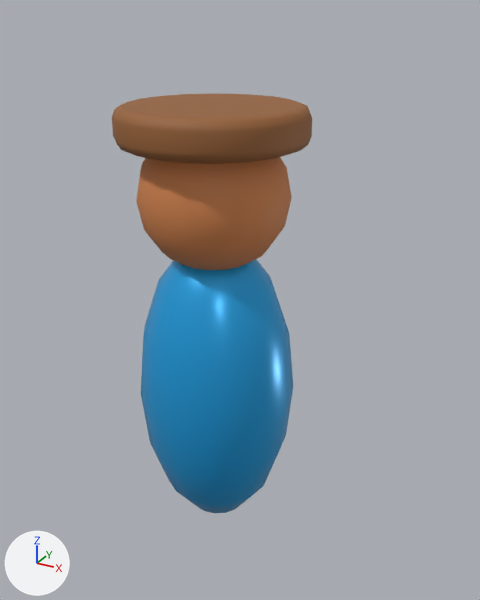
Renders of the glTF model public/assets/models/JPN-22.glb from each side of a commit.
One viewpoint serves both versions: a 50 mm lens placed at (0.782, -1.297, 1.298), pointed at (0.077, -0.014, 0.657). Every picture has the same lights, and +X, +Y and +Z are marked at lower left. The first picture is the older version. Where no turn or scale is listed for an object, it has been applied to the vertices. Vertices at exactly the same position are counted once.

The first picture shows 'hat', 'head', 'robe'.
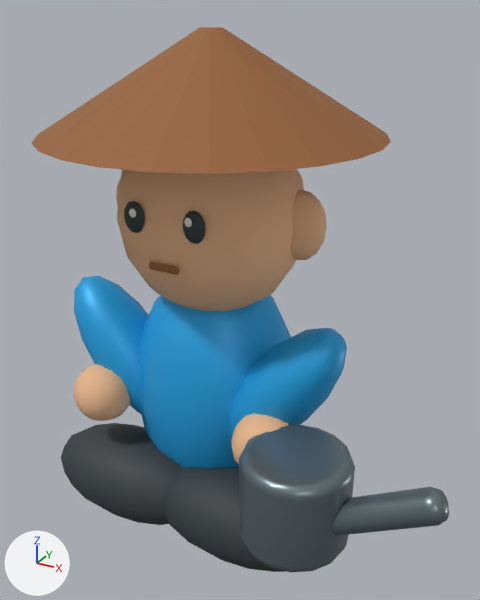
Where the newer file only moved an object's origin or applied its transform, the numbers keep the older frame.

What differs and where, as boxes (x1, y1, x2, y2) in the pictures (480 x 600 px):
'conical straw hat', added (brown): after (32, 27, 391, 174)
'robe', surface changed, rescaled: before (141, 259, 293, 513); after (139, 295, 291, 469)
'head', moved, rescaled (20% wider, 25% taller): before (136, 157, 292, 270); after (117, 169, 304, 311)
'watering can', added: after (239, 424, 355, 572)
'hat', deleted (brown): before (112, 94, 312, 164)
'crossed leg', added: after (61, 423, 183, 525)
'arm.001', added (blue): after (230, 328, 347, 439)
'crossed leg.001', added: after (165, 467, 286, 572)
'arm', added (blue): after (74, 276, 149, 414)
'watering spout', added: after (332, 487, 449, 536)
'hand', added (beige): after (74, 364, 130, 421)
'ear.001', added (beige): after (291, 190, 327, 260)
'hand.001', added (beige): after (231, 413, 289, 464)
'friendly eye.001', added: after (183, 211, 206, 244)
'friendly eye', added: after (124, 201, 145, 233)
'smile', added: after (149, 262, 179, 275)
'eye highlight.001', added: after (184, 218, 192, 227)
'ear', added (mostly hidden): after (116, 178, 121, 205)
'eye highlight', added: after (129, 209, 136, 218)

What changed in the scene script:
```text
Change mat_paint_turquoise:
    mat_paint_turquoise.roughness: 0.3 -> 0.46
Change me_sphere_174:
    remove me_sphere_174.from_pydata(...)  # 114 vertices, 224 faces; spans x -0.2..0.2, y -0.2..0.2, z -0.4..0.4
    add me_sphere_174.from_pydata(...)  # 114 vertices, 224 faces; spans x -0.22..0.22, y -0.2..0.2, z -0.32..0.32
    me_sphere_174 part 1: the whole mesh is scaled about its middle by (1.1, 1, 0.8)
Change me_sphere_175:
    remove me_sphere_175.from_pydata(...)  # 114 vertices, 224 faces; spans x -0.18..0.18, y -0.18..0.18, z -0.18..0.18
    remove me_sphere_175.materials.append(mat_terracotta)  # orange #ce814b
    add me_sphere_175.from_pydata(...)  # 114 vertices, 224 faces; spans x -0.23..0.23, y -0.215..0.185, z -0.28..0.2
    me_sphere_175 part 2: the whole mesh is scaled about its middle by (1.28, 1.11, 1.33), then moved by (0.0, -0.015, -0.04)
    add me_sphere_175.materials.append(mat_warm_skin)  # beige #ecbc90
Remove ob_hat:
    ob_hat = bpy.data.objects.new('hat', me_cylinder_154)
Add ob_watering_spout:
    ob_watering_spout = bpy.data.objects.new('watering spout', me_cylinder_156)  # 96 vertices, 188 faces; spans x -0.124..0.124, y -0.035..0.035, z -0.088..0.088; in mat_wheel_rims (grey #738186)
    ob_watering_spout.location = (0.53, -0.27, 0.4)
Add ob_watering_can:
    ob_watering_can = bpy.data.objects.new('watering can', me_cylinder_155)  # 96 vertices, 188 faces; spans x -0.12..0.12, y -0.12..0.12, z -0.11..0.11; in mat_wheel_rims (grey #738186)
    ob_watering_can.location = (0.34, -0.25, 0.35)
Add ob_conical_straw_hat:
    ob_conical_straw_hat = bpy.data.objects.new('conical straw hat', me_cone)  # 48 vertices, 92 faces; spans x -0.39..0.39, y -0.39..0.39, z -0.11..0.11; in mat_warm_timber (brown #976135)
    ob_conical_straw_hat.location = (0.0, 0.0, 1.15)
Add ob_smile:
    ob_smile = bpy.data.objects.new('smile', me_cube_868)  # 56 vertices, 108 faces; spans x -0.0375..0.0375, y -0.005..0.005, z -0.009..0.009; in mat_warm_timber (brown #976135)
    ob_smile.location = (0.0, -0.211, 0.79)
Add ob_eye_highlight_001:
    ob_eye_highlight_001 = bpy.data.objects.new('eye highlight.001', me_sphere_215)  # a UV sphere (16 segments, 8 rings, poles along z) spanning x -0.009..0.009, y -0.004..0.004, z -0.01..0.01; in mat_linen (white #f1efdf)
    ob_eye_highlight_001.location = (0.069, -0.217, 0.903)
Add ob_friendly_eye_001:
    ob_friendly_eye_001 = bpy.data.objects.new('friendly eye.001', me_sphere_214)  # a UV sphere (16 segments, 8 rings, poles along z) spanning x -0.027..0.027, y -0.012..0.012, z -0.035..0.035; in mat_rubber (dark grey #353c3f)
    ob_friendly_eye_001.location = (0.075, -0.204, 0.89)
Add ob_ear_001:
    ob_ear_001 = bpy.data.objects.new('ear.001', me_sphere_213)  # a UV sphere (16 segments, 8 rings, poles along z) spanning x -0.06..0.06, y -0.045..0.045, z -0.08..0.08; in mat_warm_skin (beige #ecbc90)
    ob_ear_001.location = (0.22, 0.0, 0.86)
Add ob_eye_highlight:
    ob_eye_highlight = bpy.data.objects.new('eye highlight', me_sphere_212)  # a UV sphere (16 segments, 8 rings, poles along z) spanning x -0.009..0.009, y -0.004..0.004, z -0.01..0.01; in mat_linen (white #f1efdf)
    ob_eye_highlight.location = (-0.069, -0.217, 0.903)
Add ob_friendly_eye:
    ob_friendly_eye = bpy.data.objects.new('friendly eye', me_sphere_211)  # a UV sphere (16 segments, 8 rings, poles along z) spanning x -0.027..0.027, y -0.012..0.012, z -0.035..0.035; in mat_rubber (dark grey #353c3f)
    ob_friendly_eye.location = (-0.075, -0.204, 0.89)
Add ob_ear:
    ob_ear = bpy.data.objects.new('ear', me_sphere_210)  # a UV sphere (16 segments, 8 rings, poles along z) spanning x -0.06..0.06, y -0.045..0.045, z -0.08..0.08; in mat_warm_skin (beige #ecbc90)
    ob_ear.location = (-0.22, 0.0, 0.86)
Add ob_hand_001:
    ob_hand_001 = bpy.data.objects.new('hand.001', me_sphere_208)  # a UV sphere (16 segments, 8 rings, poles along z) spanning x -0.075..0.075, y -0.075..0.075, z -0.075..0.075; in mat_warm_skin (beige #ecbc90)
    ob_hand_001.location = (0.23, -0.18, 0.4)
Add ob_arm_001:
    ob_arm_001 = bpy.data.objects.new('arm.001', me_sphere_207)  # 114 vertices, 224 faces; spans x -0.15..0.15, y -0.1..0.1, z -0.183..0.183; in mat_paint_turquoise (blue #21a6e7)
    ob_arm_001.location = (0.22, -0.08, 0.48)
Add ob_crossed_leg_001:
    ob_crossed_leg_001 = bpy.data.objects.new('crossed leg.001', me_sphere_206)  # a UV sphere (16 segments, 8 rings, poles along z) spanning x -0.24..0.24, y -0.13..0.13, z -0.11..0.11; in mat_rubber (dark grey #353c3f)
    ob_crossed_leg_001.location = (0.16, -0.16, 0.16)
Add ob_hand:
    ob_hand = bpy.data.objects.new('hand', me_sphere_205)  # a UV sphere (16 segments, 8 rings, poles along z) spanning x -0.075..0.075, y -0.075..0.075, z -0.075..0.075; in mat_warm_skin (beige #ecbc90)
    ob_hand.location = (-0.23, -0.18, 0.4)
Add ob_arm:
    ob_arm = bpy.data.objects.new('arm', me_sphere_204)  # 114 vertices, 224 faces; spans x -0.15..0.15, y -0.1..0.1, z -0.183..0.183; in mat_paint_turquoise (blue #21a6e7)
    ob_arm.location = (-0.22, -0.08, 0.48)
Add ob_crossed_leg:
    ob_crossed_leg = bpy.data.objects.new('crossed leg', me_sphere_203)  # a UV sphere (16 segments, 8 rings, poles along z) spanning x -0.24..0.24, y -0.13..0.13, z -0.11..0.11; in mat_rubber (dark grey #353c3f)
    ob_crossed_leg.location = (-0.16, -0.16, 0.16)
```
